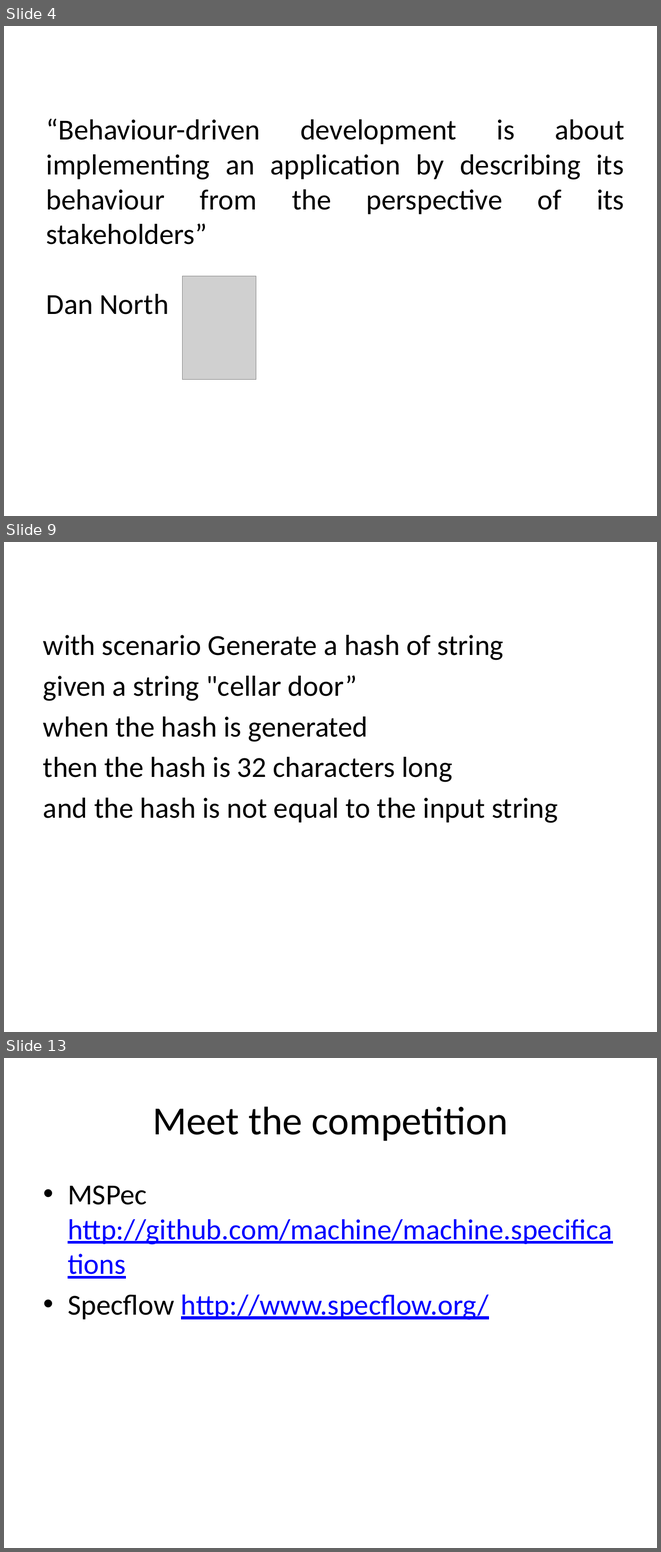
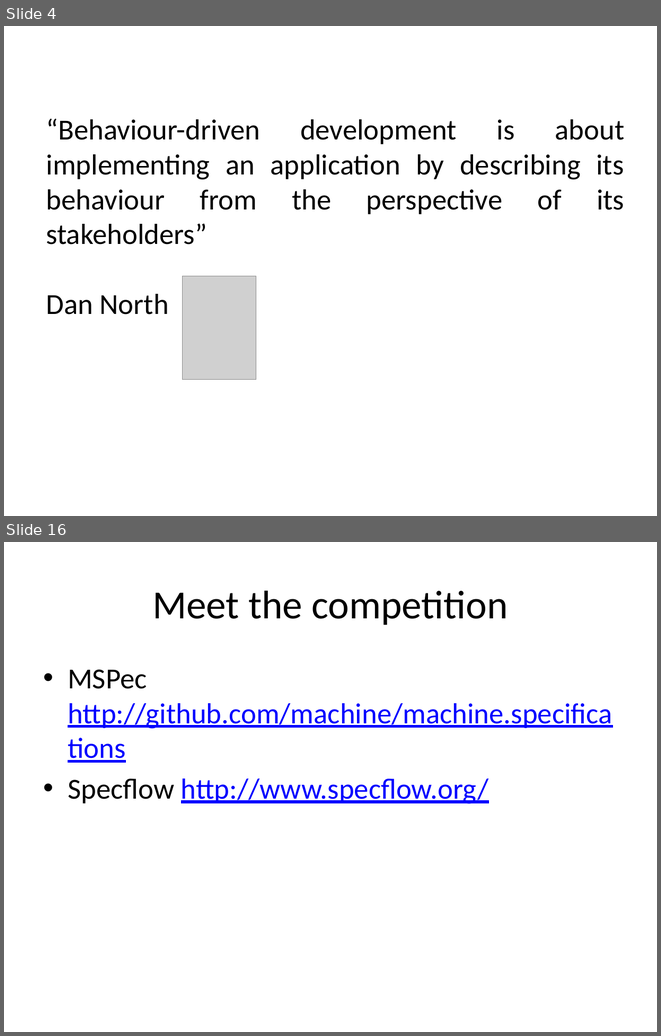
Before and after one commit to liammclennan/Liam-s-Presentations, a slide deck: storyq/Behaviour-Driven Development.pptx. Shown one above the other, each under a label of ours: slides 4, 9 and 13 before the commit, slides 4 and 16 after it; the slides between them are not shown. The pictures are 661x1552 and 661x1036 pixels, drawn with LibreOffice and Linux fonts; fonts in the diff are those of the drawing; grey boxes stand for pictures. Boxes give left, top, right and bottom in pixels: in the first picture for what was removed or moved away, otherwise in the second. Text is boxed around its words. In the diff, an @@ line names an element or a change of style, - is before the commit and + after.

```diff
--- a/storyq/Behaviour-Driven Development.pptx
+++ b/storyq/Behaviour-Driven Development.pptx
@@ slide 9 removed at <box>4,542,657,1032</box>, background #FFFFFF @@
@@ text removed at <box>43,635,558,823</box> @@
-with scenario Generate a hash of string
-given a string "cellar door”
-when the hash is generated
-then the hash is 32 characters long
-and the hash is not equal to the input string
@@ what was slide 13 is now slide 16 @@
```
Also in this commit, not shown: 4 slides changed, 8 slides added, 4 other slides removed, 17 other files.
